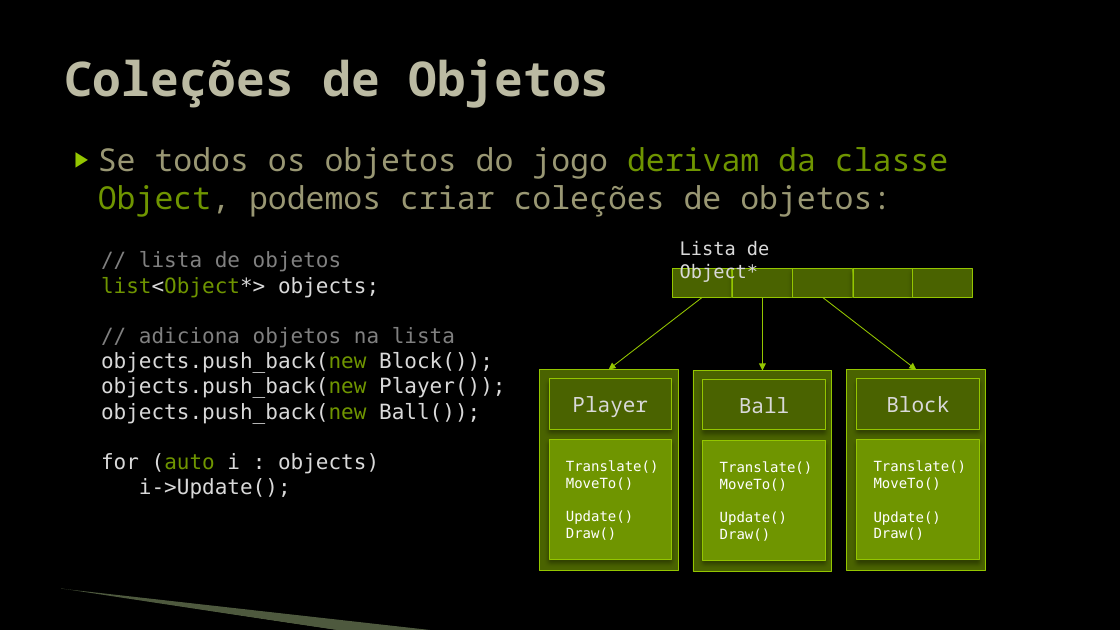
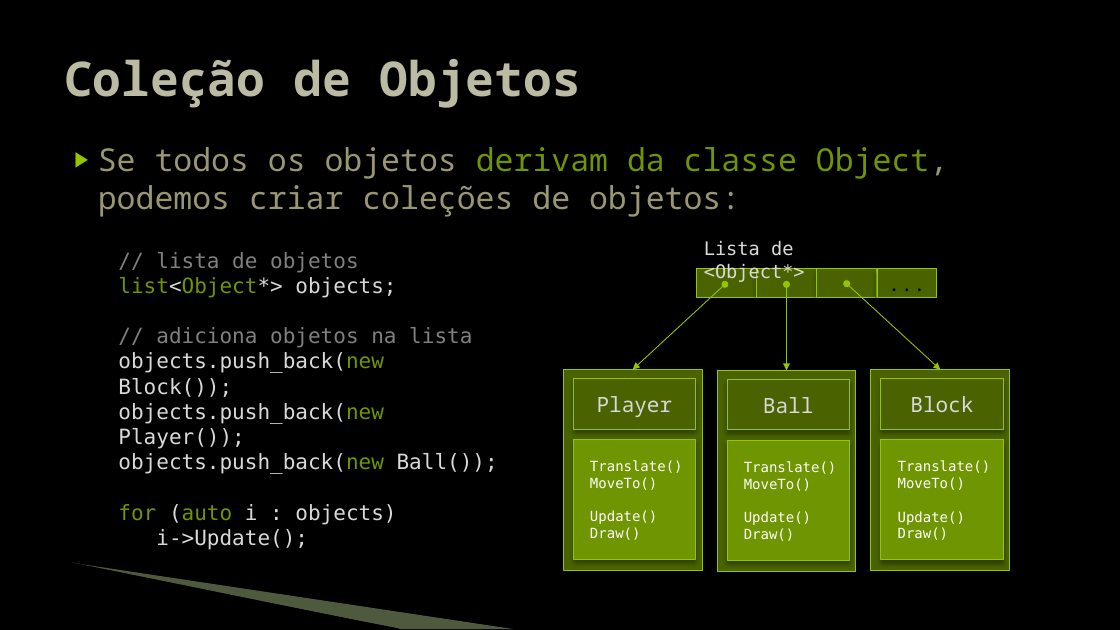
Before and after one commit to JudsonSS/Jogos, a slide deck: slide 4 of Slides/09. Gerenciador de Cena.pptx. Drawn at 1120x630 pixels with LibreOffice and Linux fonts; fonts in the diff are those of the drawing; background and template pictures are left out. Boxes give left, top, right and bottom in pixels: in the first picture for what was removed or moved away, otherwise in the second. Text is boxed around its words. In the diff, an @@ line names an element or a change of style, - is before the commit and + after.

```diff
--- a/Slides/09. Gerenciador de Cena.pptx
+++ b/Slides/09. Gerenciador de Cena.pptx
@@ title at box(64, 59, 581, 108): text changed @@
-Coleções de Objetos
+Coleção de Objetos
@@ text at box(98, 147, 948, 217): text changed @@
-▶ Se todos os objetos do jogo derivam da classe Object, podemos criar coleções de objetos:
+▶ Se todos os objetos derivam da classe Object,
+  podemos criar coleções de objetos:
@@ text "// lista de objetos": place and size @@
-text "// lista de objetos" at box(101, 251, 505, 499)
+text "// lista de objetos" at box(118, 252, 498, 550)
@@ text at box(704, 241, 805, 283): text changed @@
-Lista de Object*
+Lista de <Object*>
@@ 13 rectangles: place and size @@
-13 rectangles at box(539, 269, 986, 571)
+13 rectangles at box(564, 269, 1010, 571)
@@ text in rectangle at box(877, 269, 937, 297): text added @@
+...
@@ rectangle removed at box(912, 269, 972, 297) @@
@@ arrow moved from (702, 297) - (609, 370) to (725, 285) - (633, 370) @@
@@ arrow (725, 285) - (633, 370): arrow to double arrow @@
@@ arrow moved from (763, 297) - (763, 371) to (786, 285) - (786, 371) @@
@@ arrow (786, 285) - (786, 371): arrow to double arrow @@
@@ arrow moved from (823, 297) - (917, 370) to (847, 284) - (940, 370) @@
@@ arrow (847, 284) - (940, 370): arrow to double arrow @@
@@ text at box(118, 504, 396, 525): text colour #D9D9D9 to #6F9400 in "for" @@
@@ freeform shape: place and size @@
-freeform shape at box(60, 590, 340, 630)
+freeform shape at box(71, 565, 400, 629)
@@ freeform shape: place and size @@
-freeform shape at box(61, 589, 437, 630)
+freeform shape at box(73, 563, 514, 629)
```
Also in this commit, not shown: 5 other slides changed.
